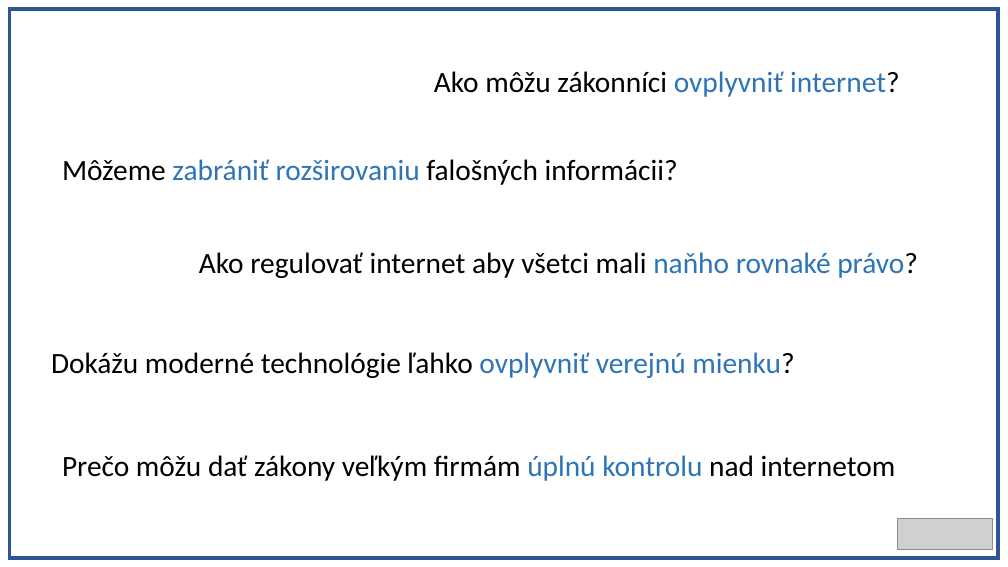
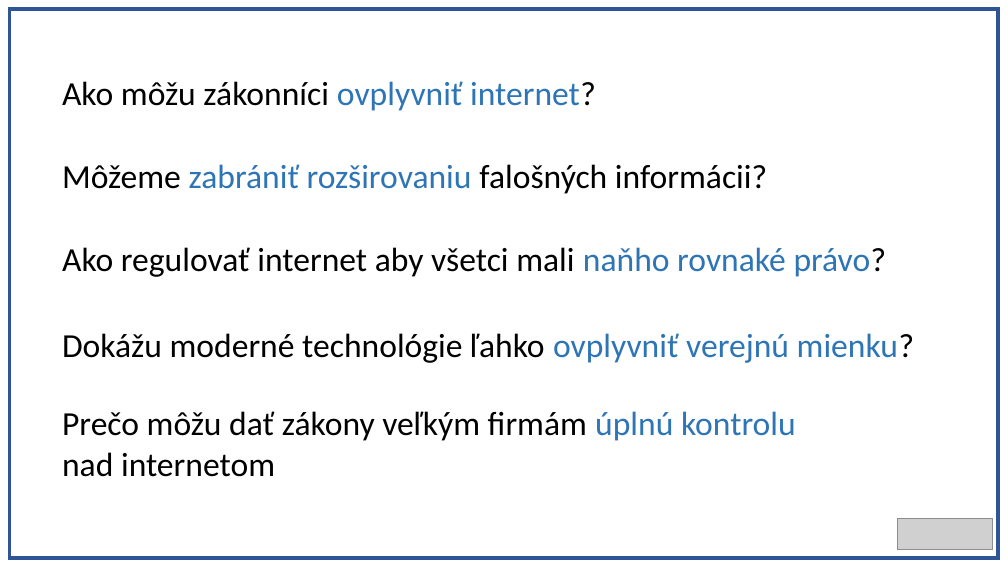
Before and after one commit to Realrio13/projekt, a slide deck: slide 2 of PrezentaciaRiso.pptx. Drawn at 1008x567 pixels with LibreOffice and Linux fonts; fonts in the diff are those of the drawing; grey boxes stand for pictures. Boxes give left, top, right and bottom in pixels: in the first picture for what was removed or moved away, otherwise in the second. Text is boxed around its words. In the diff, an @@ line names an element or a change of style, - is before the commit and + after.

```diff
--- a/PrezentaciaRiso.pptx
+++ b/PrezentaciaRiso.pptx
@@ size 28 to 32 pt in 4 elements at (x1=62, y1=164, x2=767, y2=194), (x1=62, y1=247, x2=887, y2=277), (x1=62, y1=333, x2=914, y2=363), (x1=62, y1=81, x2=596, y2=111) @@
@@ text "Ako môžu zákonníci ovplyvniť internet?" moved from (x1=434, y1=71, x2=900, y2=97) to (x1=62, y1=81, x2=596, y2=111) @@
@@ text "Ako regulovať internet aby všetci ..." moved from (x1=199, y1=252, x2=918, y2=278) to (x1=62, y1=247, x2=887, y2=277) @@
@@ text "Dokážu moderné technológie ľahko ovplyvniť ..." moved from (x1=51, y1=352, x2=794, y2=378) to (x1=62, y1=333, x2=914, y2=363) @@
@@ text at (x1=62, y1=411, x2=796, y2=477): text changed; size 28 to 32 pt @@
-Prečo môžu dať zákony veľkým firmám úplnú kontrolu nad internetom
+Prečo môžu dať zákony veľkým firmám úplnú kontrolu
+nad internetom
```
Also in this commit, not shown: 1 other file.
